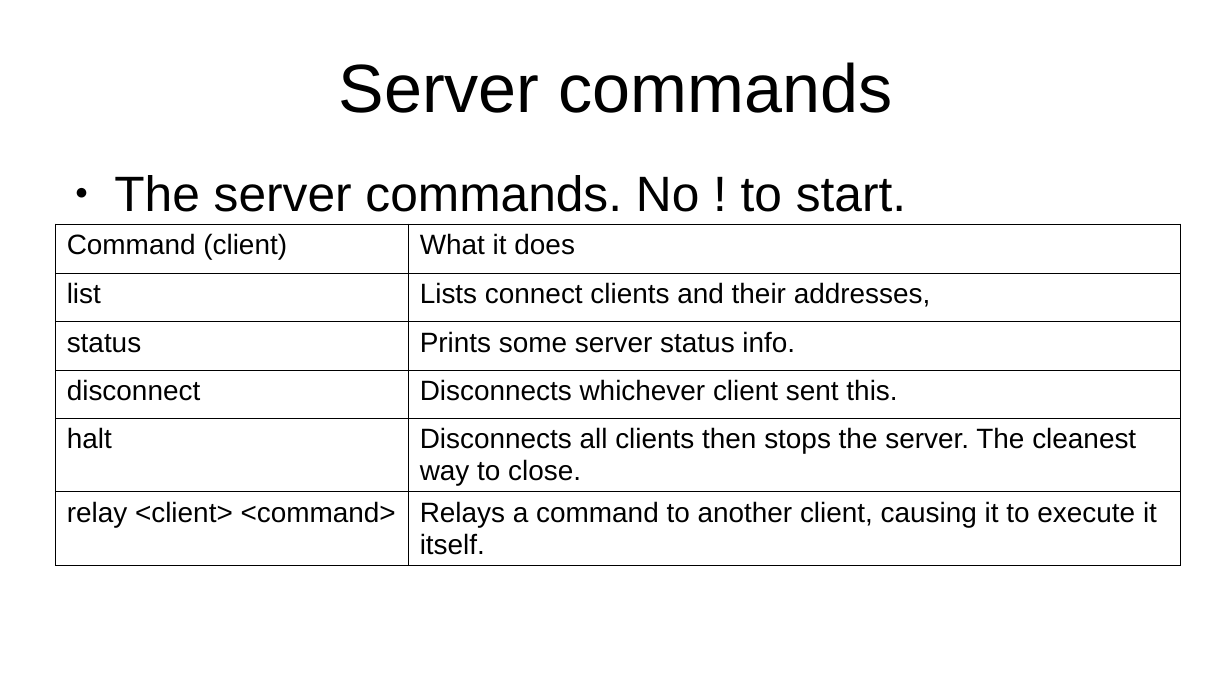
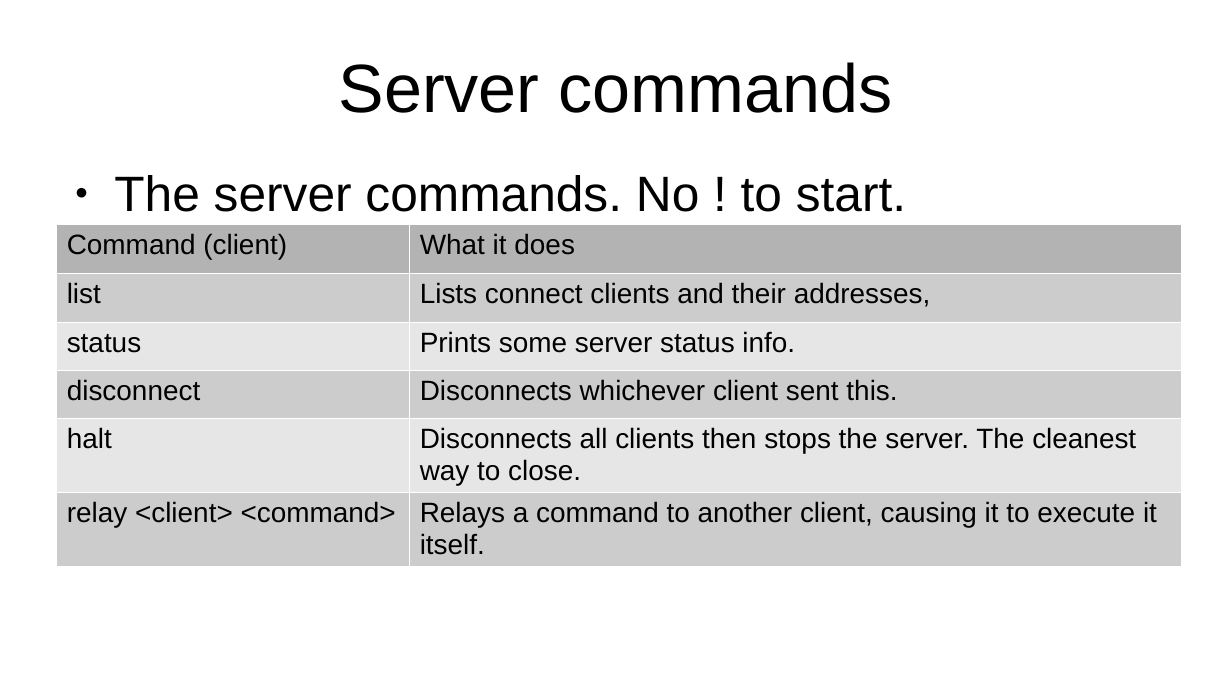
Before and after one commit to seventeenmagpie/skope-mrshim, a slide deck: slide 35 of shimmer/docs/user_guide_with_images.odp. Drawn at 1232x693 pixels with LibreOffice and Linux fonts; fonts in the diff are those of the drawing. Boxes give left, top, right and bottom in pixels: in the first picture for what was removed or moved away, otherwise in the second. Text is boxed around its words. In the diff, an @@ line names an element or a change of style, - is before the commit and + after.

```diff
--- a/shimmer/docs/user_guide_with_images.odp
+++ b/shimmer/docs/user_guide_with_images.odp
@@ table at <box>56,224,1182,566</box> @@
@@ fill none to #B3B3B3 in row 1 @@
@@ fill none to #CCCCCC in 6 cells @@
@@ fill none to #E6E6E6 in 4 cells @@
@@ borders changed @@
```
Also in this commit, not shown: 12 other slides changed, 4 slides added, 19 other files.
